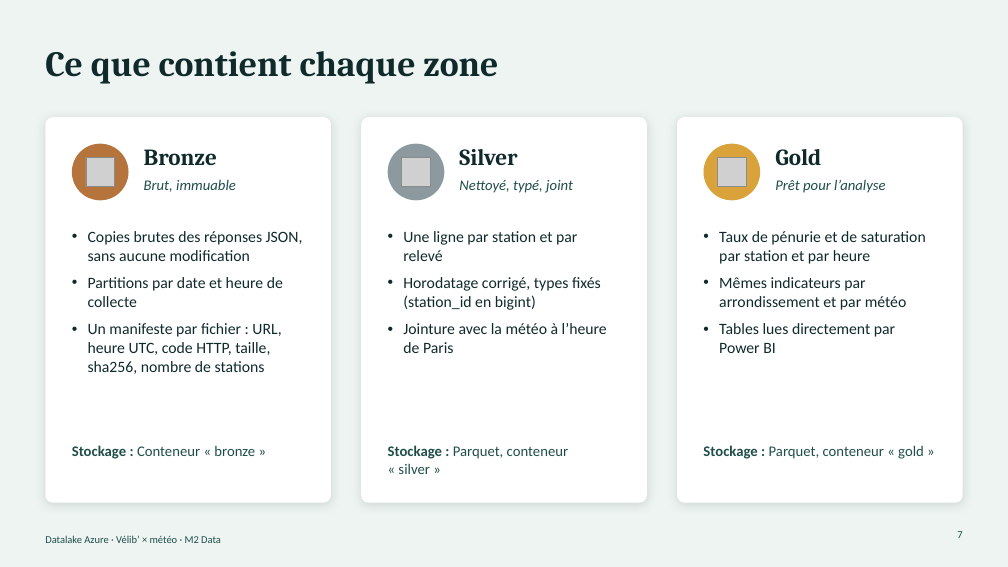
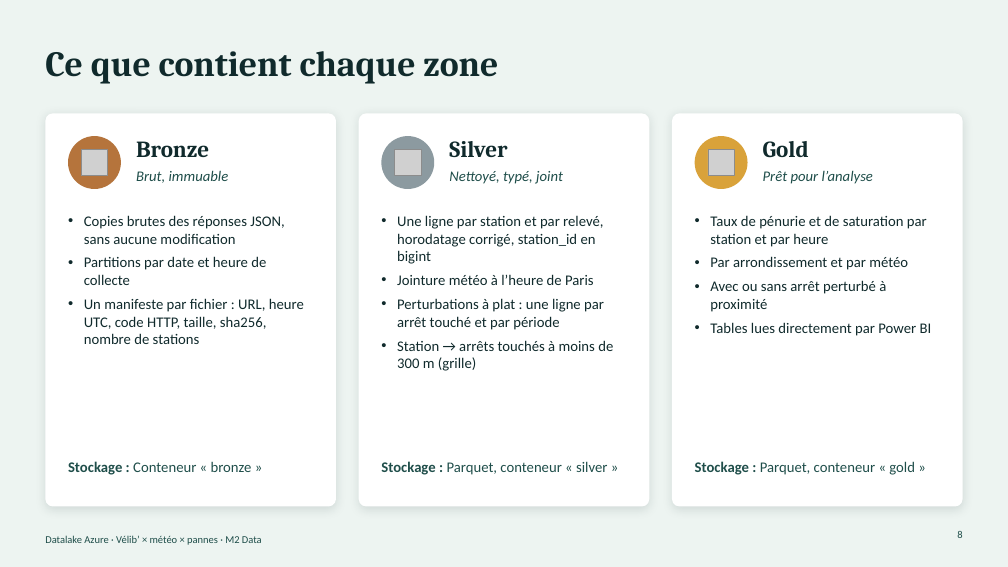
Before and after one commit to developpeur239/data-engineering-journey, a slide deck: slide 8 of fiche_sujet_velib_meteo.pptx (slide 7 before the commit). Drawn at 1008x567 pixels with LibreOffice and Linux fonts; fonts in the diff are those of the drawing; grey boxes stand for pictures. Boxes give left, top, right and bottom in pixels: in the first picture for what was removed or moved away, otherwise in the second. Text is boxed around its words. In the diff, an @@ line names an element or a change of style, - is before the commit and + after.

```diff
--- a/fiche_sujet_velib_meteo.pptx
+++ b/fiche_sujet_velib_meteo.pptx
@@ rounded rectangle: place and size @@
-rounded rectangle at (45, 117, 331, 503)
+rounded rectangle at (45, 113, 336, 507)
@@ rounded rectangle: place and size @@
-rounded rectangle at (361, 117, 647, 503)
+rounded rectangle at (358, 113, 649, 507)
@@ rounded rectangle: place and size @@
-rounded rectangle at (678, 117, 963, 503)
+rounded rectangle at (672, 113, 963, 507)
@@ ellipse: place and size @@
-ellipse at (72, 144, 129, 200)
+ellipse at (68, 136, 121, 189)
@@ text "Bronze": place and size @@
-text "Bronze" at (144, 149, 217, 165)
+text "Bronze" at (136, 141, 209, 157)
@@ ellipse: place and size @@
-ellipse at (388, 144, 445, 200)
+ellipse at (381, 136, 434, 189)
@@ text "Silver": place and size @@
-text "Silver" at (459, 149, 517, 165)
+text "Silver" at (449, 141, 507, 157)
@@ ellipse: place and size @@
-ellipse at (704, 144, 761, 200)
+ellipse at (695, 136, 748, 189)
@@ text "Gold": place and size @@
-text "Gold" at (775, 149, 821, 166)
+text "Gold" at (763, 141, 809, 158)
@@ picture: place and size @@
-picture at (86, 158, 115, 187)
+picture at (81, 150, 107, 176)
@@ text "Brut, immuable": place and size @@
-text "Brut, immuable" at (144, 180, 236, 192)
+text "Brut, immuable" at (136, 170, 229, 183)
@@ picture: place and size @@
-picture at (402, 158, 431, 187)
+picture at (395, 150, 421, 176)
@@ text "Nettoyé, typé, joint": place and size @@
-text "Nettoyé, typé, joint" at (459, 180, 573, 193)
+text "Nettoyé, typé, joint" at (449, 171, 563, 184)
@@ picture: place and size @@
-picture at (718, 158, 746, 187)
+picture at (708, 150, 734, 176)
@@ text "Prêt pour l’analyse": place and size @@
-text "Prêt pour l’analyse" at (775, 179, 885, 193)
+text "Prêt pour l’analyse" at (763, 170, 873, 184)
@@ text "Copies brutes des réponses JSON, ...": place and size @@
-text "Copies brutes des réponses JSON, ..." at (88, 231, 303, 374)
+text "Copies brutes des réponses JSON, ..." at (84, 215, 304, 344)
@@ text "Copies brutes des réponses JSON, ..." at (84, 215, 304, 344): size 15 to 14 pt; less space between paragraphs @@
@@ text at (397, 215, 613, 371): text changed; size 15 to 14 pt @@
-• Une ligne par station et par relevé
-• Horodatage corrigé, types fixés (station_id en bigint)
-• Jointure avec la météo à l’heure de Paris
+• Une ligne par station et par relevé, horodatage corrigé, station_id en bigint
+• Jointure météo à l’heure de Paris
+• Perturbations à plat : une ligne par arrêt touché et par période
+• Station → arrêts touchés à moins de 300 m (grille)
@@ text "Taux de pénurie et de ...": place and size @@
-text "Taux de pénurie et de ..." at (719, 231, 926, 353)
+text "Taux de pénurie et de ..." at (710, 215, 932, 336)
@@ text at (710, 215, 932, 336): size 15 to 14 pt in "Taux de pénurie et de saturation par ...", "Tables lues directement par Power BI"; less space between paragraphs @@
@@ text at (710, 280, 886, 312): text changed; size 15 to 14 pt @@
-• Mêmes indicateurs par arrondissement et par météo
+• Par arrondissement et par météo
+• Avec ou sans arrêt perturbé à proximité
@@ text "Stockage : Conteneur « bronze ...": place and size @@
-text "Stockage : Conteneur « bronze ..." at (72, 445, 255, 459)
+text "Stockage : Conteneur « bronze ..." at (68, 461, 252, 475)
@@ text "Stockage : Parquet, conteneur « ..." rewrapped from (388, 445, 568, 474) to (381, 461, 607, 475) @@
@@ text "Stockage : Parquet, conteneur « ...": place and size @@
-text "Stockage : Parquet, conteneur « ..." at (703, 445, 924, 459)
+text "Stockage : Parquet, conteneur « ..." at (695, 461, 915, 475)
@@ text at (45, 535, 262, 545): text changed @@
-Datalake Azure · Vélib’ × météo · M2 Data
+Datalake Azure · Vélib’ × météo × pannes · M2 Data
@@ page number at (957, 531, 962, 538): text changed @@
-7
+8
```
Also in this commit, not shown: 11 other slides changed, 6 slides added, 1 slide removed.
